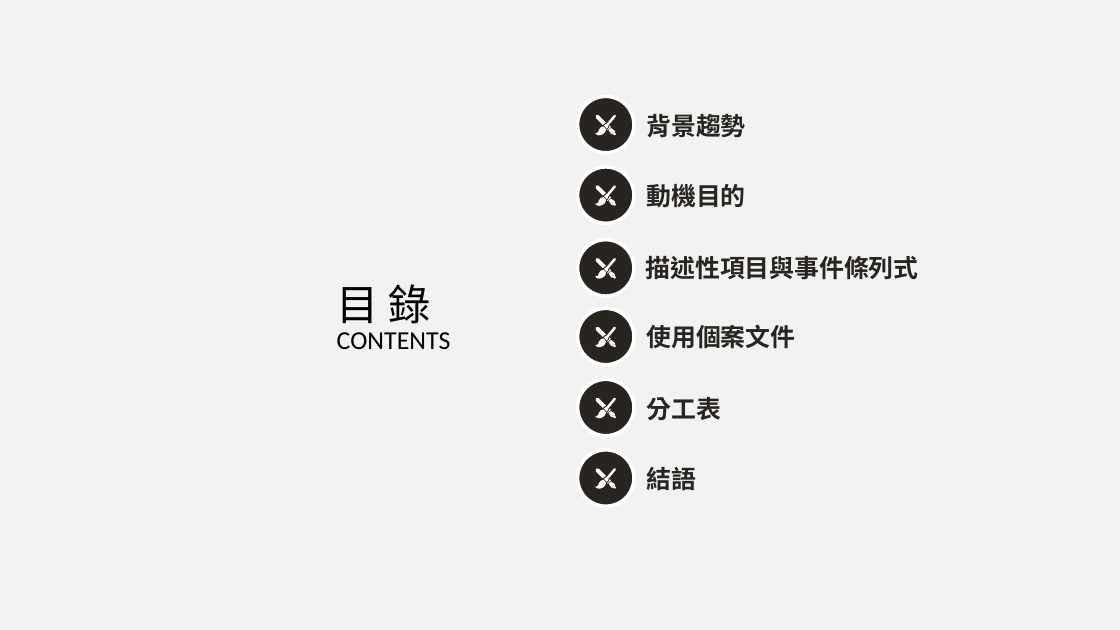
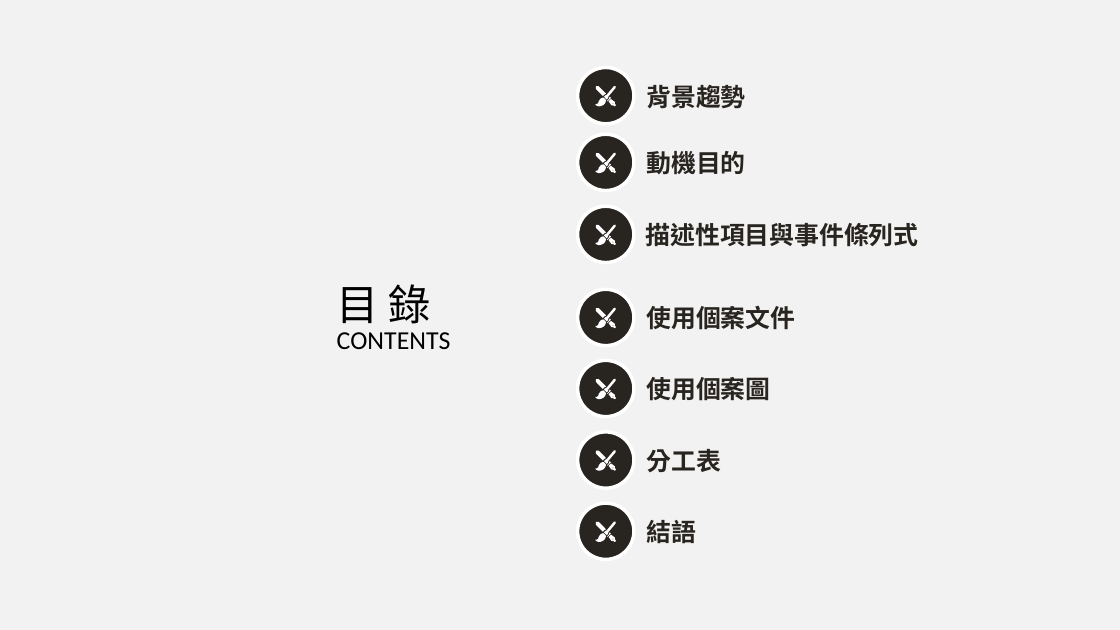
Before and after one commit to 0451030/108_SE_Team8, a slide deck: slide 2 of 軟體工程_期中報告.pptx. Drawn at 1120x630 pixels with LibreOffice and Linux fonts; fonts in the diff are those of the drawing; background and template pictures are left out. Boxes give left, top, right and bottom in pixels: in the first picture for what was removed or moved away, otherwise in the second. Text is boxed around its words. In the diff, an @@ line names an element or a change of style, - is before the commit and + after.

```diff
--- a/軟體工程_期中報告.pptx
+++ b/軟體工程_期中報告.pptx
@@ 8 freeform shapes, 3 texts, 1 ellipse: place and size @@
-8 freeform shapes, 3 texts, 1 ellipse at <box>578,96,919,280</box>
+8 freeform shapes, 3 texts, 1 ellipse at <box>578,67,919,247</box>
@@ 7 freeform shapes, 2 ellipses: place and size @@
-7 freeform shapes, 2 ellipses at <box>578,167,634,296</box>
+7 freeform shapes, 2 ellipses at <box>578,134,634,262</box>
@@ 10 freeform shapes, 2 ellipses, 1 text: place and size @@
-10 freeform shapes, 2 ellipses, 1 text at <box>578,308,796,436</box>
+10 freeform shapes, 2 ellipses, 1 text at <box>578,289,796,417</box>
@@ text added at <box>647,377,771,400</box>, 16 pt, text #282420, bold @@
+使用個案圖
@@ 4 freeform shapes, 2 texts, 1 ellipse: place and size @@
-4 freeform shapes, 2 texts, 1 ellipse at <box>578,397,721,506</box>
+4 freeform shapes, 2 texts, 1 ellipse at <box>578,449,721,559</box>
@@ group added at <box>578,432,634,488</box>: 5 freeform shapes, 1 ellipse @@
@@ freeform shape: place and size @@
-freeform shape at <box>608,482,616,489</box>
+freeform shape at <box>608,534,616,542</box>
```
Also in this commit, not shown: 9 other slides changed, 3 slides added.
